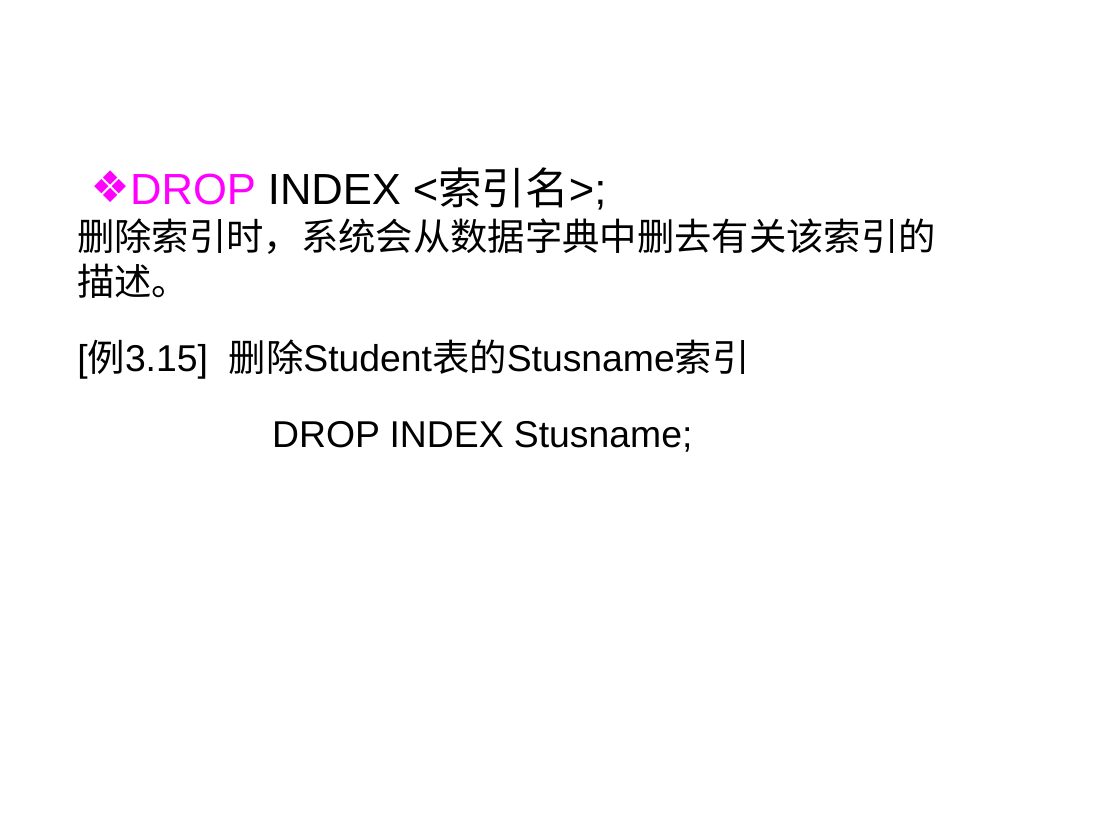
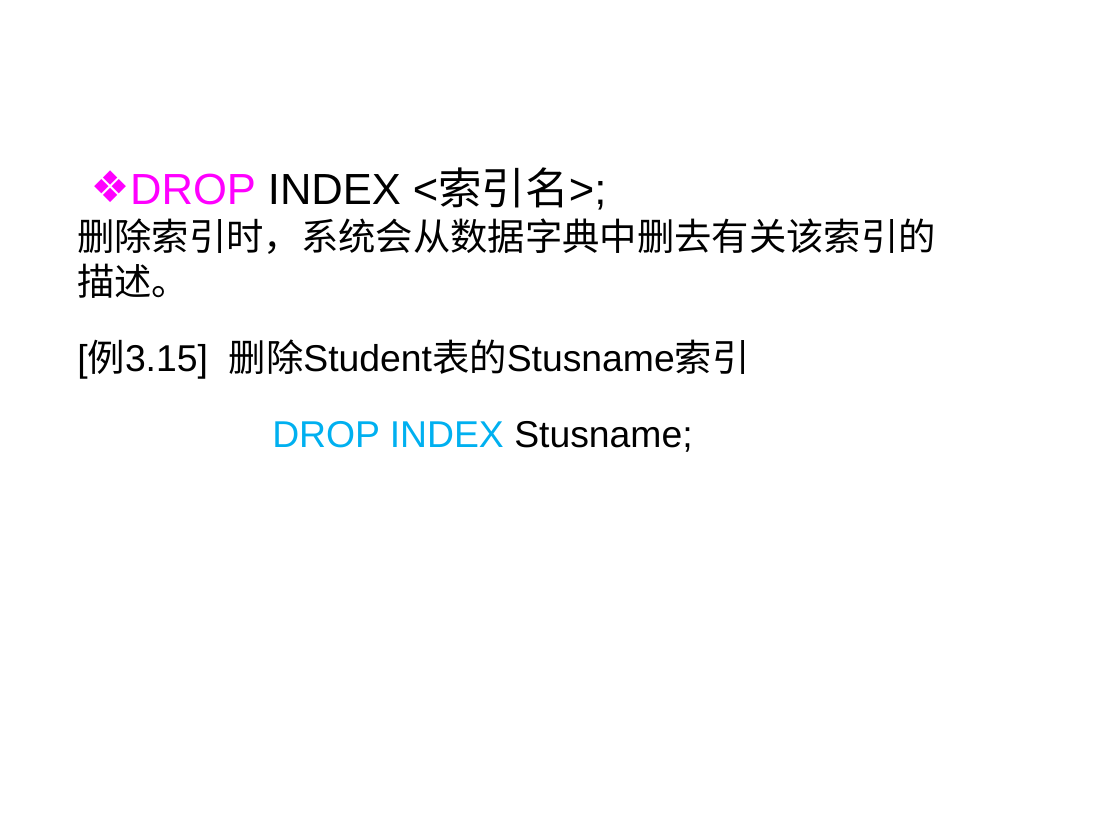
Before and after one commit to HBU/DataBase, a slide deck: slide 54 of PPT/PPT2020/DB第03章（1）-2020.pptx. Drawn at 1120x840 pixels with LibreOffice and Linux fonts; fonts in the diff are those of the drawing; background and template pictures are left out. Boxes give left, top, right and bottom in pixels: in the first picture for what was removed or moved away, otherwise in the second. Text is boxed around its words. In the diff, an @@ line names an element or a change of style, - is before the commit and + after.

```diff
--- a/PPT/PPT2020/DB第03章（1）-2020.pptx
+++ b/PPT/PPT2020/DB第03章（1）-2020.pptx
@@ text at [272,421,692,452]: text colour #000000 to #00B0F0 in "DROP INDEX" @@
```
Also in this commit, not shown: 10 other slides changed.
